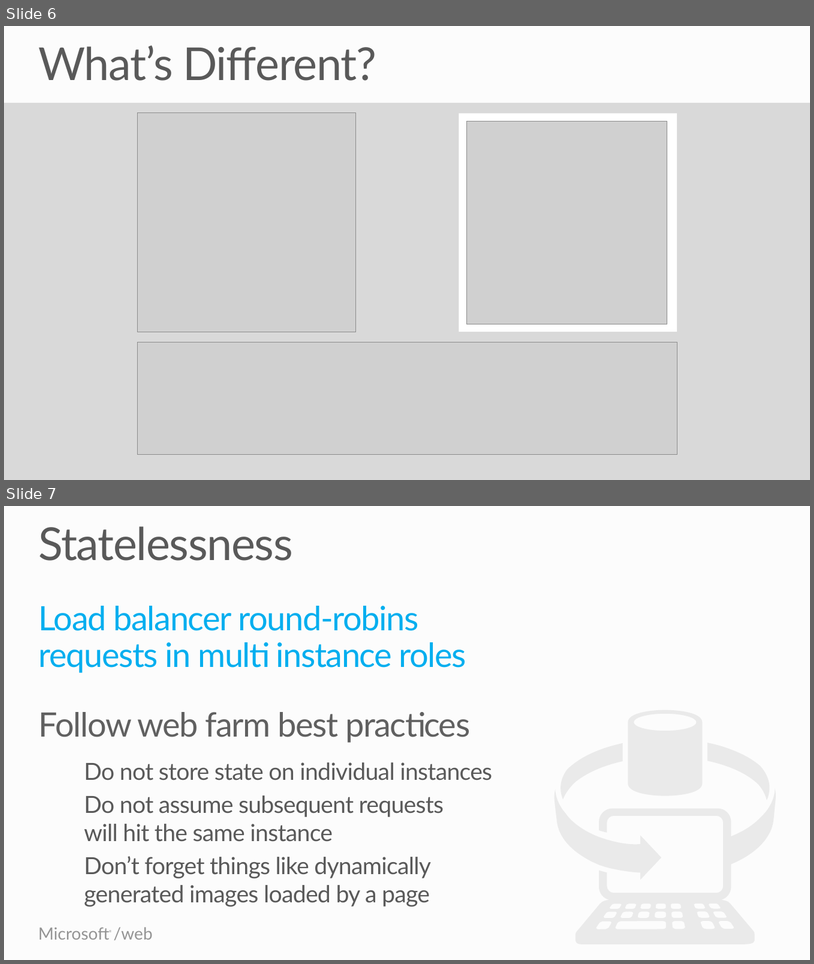
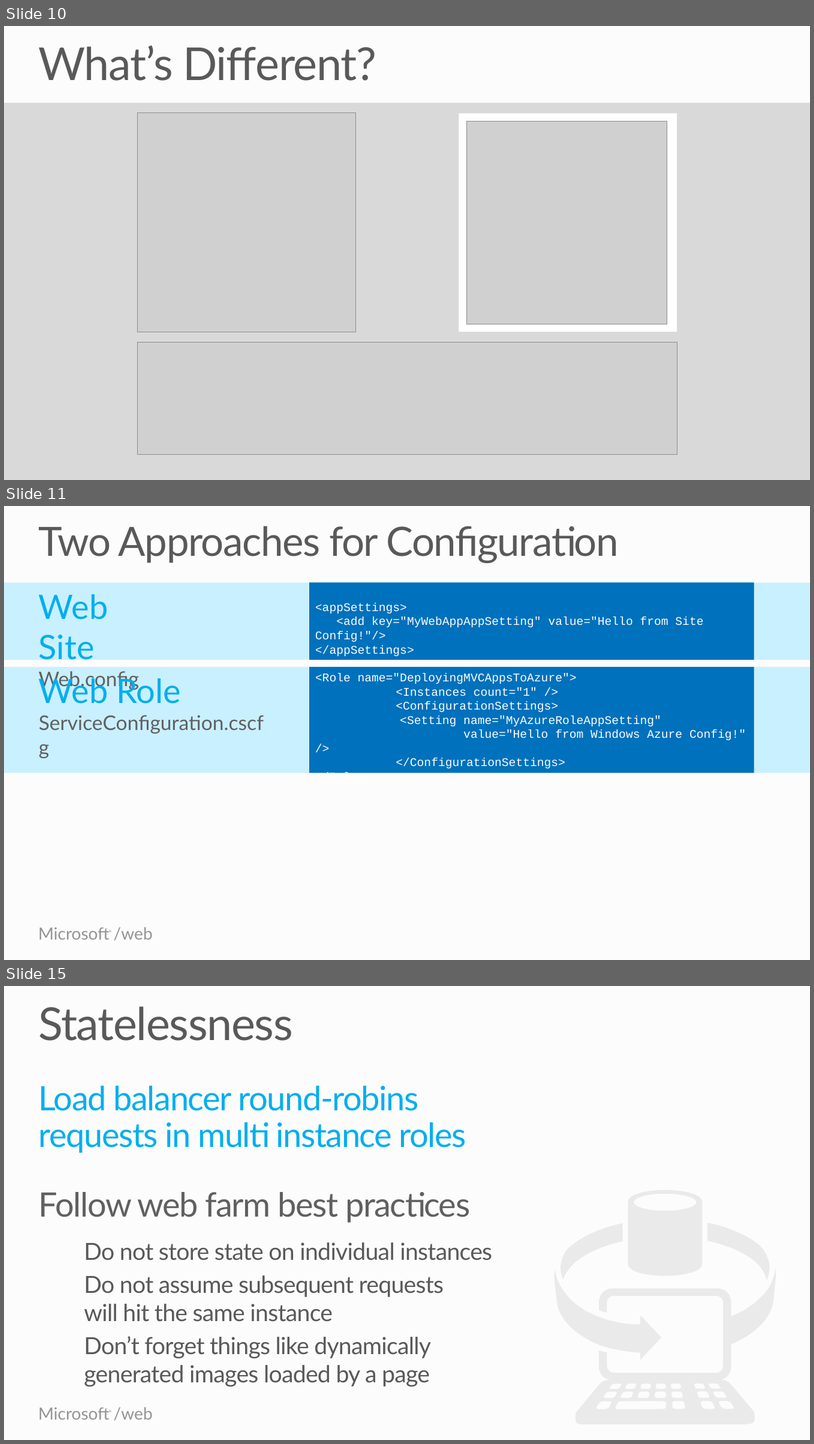
Before and after one commit to Microsoft-Web/WebTK-Presentations, a slide deck: DeployWebAppsToCloud/DeployWebAppsToCloud.pptx. Shown one above the other, each under a label of ours: slides 6 and 7 before the commit, slides 10, 11 and 15 after it; the slides between them are not shown. The pictures are 814x964 and 814x1444 pixels, drawn with LibreOffice and Linux fonts; fonts in the diff are those of the drawing; grey boxes stand for pictures. Boxes give left, top, right and bottom in pixels: in the first picture for what was removed or moved away, otherwise in the second. Text is boxed around its words. In the diff, an @@ line names an element or a change of style, - is before the commit and + after.

Commit message:
added more content to the azure deck

```diff
--- a/DeployWebAppsToCloud/DeployWebAppsToCloud.pptx
+++ b/DeployWebAppsToCloud/DeployWebAppsToCloud.pptx
@@ slide 11 added at bbox=[4, 506, 810, 960], background #FCFCFC; not listed: 2 template elements that a slide beside it also shows @@
@@ title added at bbox=[38, 526, 618, 563], 48 pt, text #595959 @@
+Two Approaches for Configuration
@@ rectangle added at bbox=[4, 583, 810, 660], fill #C9F0FF @@
@@ text added at bbox=[39, 594, 139, 690], 24 pt, text #5F5F5F @@
+Web Site
+Web.config
@@ rectangle added at bbox=[309, 582, 754, 660], fill #0071BC, 14 pt, text #FFFFFF @@
+<appSettings>
+<add key="MyWebAppAppSetting" value="Hello from Site Config!"/>
+</appSettings>
@@ rectangle added at bbox=[4, 667, 810, 773], fill #C9F0FF @@
@@ rectangle added at bbox=[309, 667, 754, 773], fill #0071BC, 14 pt, text #FFFFFF @@
+<Role name="DeployingMVCAppsToAzure">
+<Instances count="1" />
+<ConfigurationSettings>
+<Setting name="MyAzureRoleAppSetting"
+value="Hello from Windows Azure Config!" />
+</ConfigurationSettings>
+</Role>
@@ text added at bbox=[39, 674, 264, 733], 24 pt, text #5F5F5F @@
+Web Role
+ServiceConfiguration.cscfg
@@ what was slide 6 is now slide 10 @@
@@ what was slide 7 is now slide 15 @@
```
Also in this commit, not shown: 4 slides changed, 6 other slides added, 2 slides removed.
